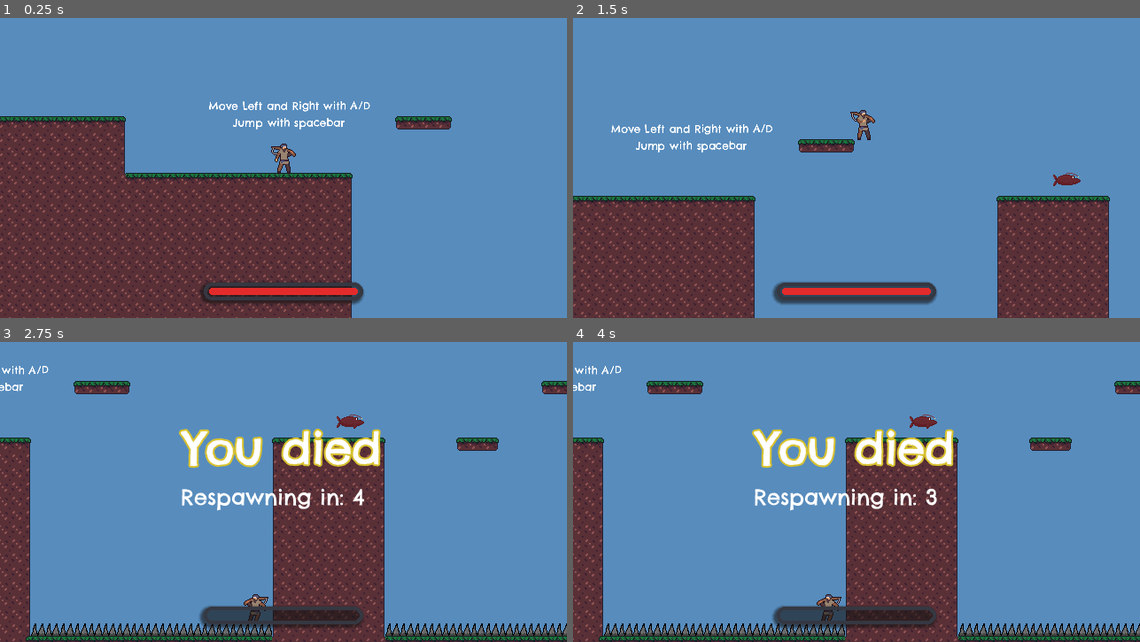
Above: before the commit, frames 1-4 (two rows, left to right).
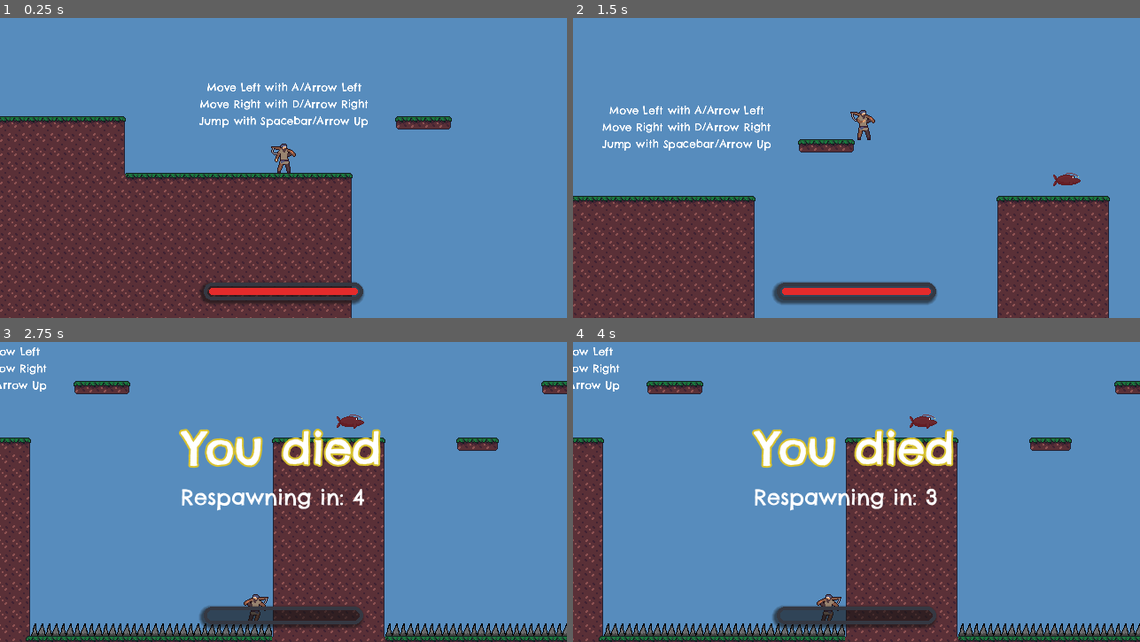
Above: after the commit, the same moments.

Repository: Typisak/Gymnasiearbete
Game: Godot game, scene res://Node2D.tscn
The game is run twice, just before and just after one commit, with the same random seed, the same clock (stepped at 60 frames per second) and the same inputs.
Inputs (mouse positions are in pixels of both pictures, inside the frame that each line leads up to):
- Up to frame 1 (0.25 s): no input
- Up to frame 2 (1.5 s): move the mouse to (981, 144) at 0.52 s; hold S (crouch) 0.53-1.28 s; hold D (move_right) from 0.53 s (still down); tap Space (jump) at 0.77 s; move the mouse to (743, 174) at 1.27 s; tap S (crouch) at 1.35 s
- Up to frame 3 (2.75 s): tap Space (jump) at 1.52 s; move the mouse to (340, 414) at 2.02 s; release D (move_right) at 2.03 s; hold A (move_left) from 2.03 s (still down); hold S (crouch) from 2.03 s (still down)
- Up to frame 4 (4 s): move the mouse to (828, 546) at 2.77 s; release A (move_left) at 2.78 s; release S (crouch) at 2.78 s; hold D (move_right) from 2.78 s (still down); tap S (crouch) at 2.85 s; tap Space (jump) at 3.02, 3.77 s; tap Enter at 3.5 s; move the mouse to (1026, 531) at 3.52 s; hold S (crouch) from 3.53 s (still down)

The runs differ from the first frame. In frame 1, 1.3% of the frame differs, in the area x 35-66%, y 21-38%; in frame 2, 1.3%; in frame 3, 0.3%; in frame 4, 0.3%.

Commit message:
Added inputs, Extended a platform, updated keymap

Diff:
--- a/GodotGymnasiearbete/Keymap.tres
+++ b/GodotGymnasiearbete/Keymap.tres
@@ -8,5 +8,5 @@
 
 [resource]
 default_font = SubResource( 1 )
-GridContainer/constants/hseparation = 170
+GridContainer/constants/hseparation = 107
 GridContainer/constants/vseparation = 4
--- a/GodotGymnasiearbete/Node2D.tscn
+++ b/GodotGymnasiearbete/Node2D.tscn
@@ -484,7 +484,7 @@
 cell_size = Vector2( 16, 16 )
 cell_custom_transform = Transform2D( 16, 0, 0, 16, 0, 0 )
 format = 1
-tile_data = PoolIntArray( -2031491, 0, 327680, -1965964, 0,  …(7457 unchanged characters)… 0, 393216, 65515, 0, 393220, 65516, 0, 327681, 65523, 0, 393216, 65524, 0, 39322 …(142441 unchanged characters)…
+tile_data = PoolIntArray( -2031491, 0, 327680, -1965964, 0,  …(7457 unchanged characters)… 0, 393216, 65515, 0, 393220, 65516, 0, 393220, 65517, 0, 327681, 65523, 0, 393216, 65524, 0, 39322 …(142441 unchanged characters)…
 __meta__ = {
 "_edit_lock_": true
 }
@@ -510,13 +510,14 @@
 z_index = -1
 
 [node name="Label" type="Label" parent="Information"]
-margin_left = -1251.0
-margin_top = -90.0
-margin_right = -1006.0
-margin_bottom = -43.0
+margin_left = -1257.0
+margin_top = -106.0
+margin_right = -1012.0
+margin_bottom = -49.0
 theme = SubResource( 46 )
-text = "Move Left and Right with A/D
-Jump with spacebar"
+text = "Move Left with A/Arrow Left
+Move Right with D/Arrow Right
+Jump with Spacebar/Arrow Up"
 align = 1
 valign = 1
 
@@ -740,9 +741,9 @@
 
 [node name="Background1" type="TextureRect" parent="BackgroundTextures"]
 margin_left = -1711.0
-margin_top = -600.0
+margin_top = -601.0
 margin_right = 2889.0
-margin_bottom = 600.0
+margin_bottom = 599.0
 texture = ExtResource( 7 )
 expand = true
 
--- a/GodotGymnasiearbete/Options.tscn
+++ b/GodotGymnasiearbete/Options.tscn
@@ -41,10 +41,10 @@
 text = "Walk Right"
 
 [node name="Label2" type="Label" parent="GridContainer"]
-margin_left = 262.0
+margin_left = 199.0
 margin_right = 299.0
 margin_bottom = 17.0
-text = "D"
+text = "D/Arrow Left"
 align = 1
 
 [node name="Label3" type="Label" parent="GridContainer"]
@@ -54,11 +54,11 @@
 text = "Walk Left"
 
 [node name="Label4" type="Label" parent="GridContainer"]
-margin_left = 262.0
+margin_left = 199.0
 margin_top = 21.0
 margin_right = 299.0
 margin_bottom = 38.0
-text = "A"
+text = "A/Arrow Right"
 align = 1
 
 [node name="Label5" type="Label" parent="GridContainer"]
@@ -68,11 +68,11 @@
 text = "Jump"
 
 [node name="Label6" type="Label" parent="GridContainer"]
-margin_left = 262.0
+margin_left = 199.0
 margin_top = 42.0
 margin_right = 299.0
 margin_bottom = 59.0
-text = "Space"
+text = "Space/Arrow up"
 align = 1
 
 [node name="Label7" type="Label" parent="GridContainer"]
@@ -82,7 +82,7 @@
 text = "Pause"
 
 [node name="Label8" type="Label" parent="GridContainer"]
-margin_left = 262.0
+margin_left = 199.0
 margin_top = 63.0
 margin_right = 299.0
 margin_bottom = 80.0
@@ -96,7 +96,7 @@
 text = "Reset (ingame)"
 
 [node name="Label10" type="Label" parent="GridContainer"]
-margin_left = 262.0
+margin_left = 199.0
 margin_top = 84.0
 margin_right = 299.0
 margin_bottom = 101.0
--- a/GodotGymnasiearbete/project.godot
+++ b/GodotGymnasiearbete/project.godot
@@ -61,16 +61,19 @@
 move_right={
 "deadzone": 0.5,
 "events": [ Object(InputEventKey,"resource_local_to_scene":false,"resource_name":"","device":0,"alt":false,"shift":false,"control":false,"meta":false,"command":false,"pressed":false,"scancode":68,"physical_scancode":0,"unicode":0,"echo":false,"script":null)
+, Object(InputEventKey,"resource_local_to_scene":false,"resource_name":"","device":0,"alt":false,"shift":false,"control":false,"meta":false,"command":false,"pressed":false,"scancode":16777233,"physical_scancode":0,"unicode":0,"echo":false,"script":null)
  ]
 }
 move_left={
 "deadzone": 0.5,
 "events": [ Object(InputEventKey,"resource_local_to_scene":false,"resource_name":"","device":0,"alt":false,"shift":false,"control":false,"meta":false,"command":false,"pressed":false,"scancode":65,"physical_scancode":0,"unicode":0,"echo":false,"script":null)
+, Object(InputEventKey,"resource_local_to_scene":false,"resource_name":"","device":0,"alt":false,"shift":false,"control":false,"meta":false,"command":false,"pressed":false,"scancode":16777231,"physical_scancode":0,"unicode":0,"echo":false,"script":null)
  ]
 }
 jump={
 "deadzone": 0.5,
 "events": [ Object(InputEventKey,"resource_local_to_scene":false,"resource_name":"","device":0,"alt":false,"shift":false,"control":false,"meta":false,"command":false,"pressed":false,"scancode":32,"physical_scancode":0,"unicode":0,"echo":false,"script":null)
+, Object(InputEventKey,"resource_local_to_scene":false,"resource_name":"","device":0,"alt":false,"shift":false,"control":false,"meta":false,"command":false,"pressed":false,"scancode":16777232,"physical_scancode":0,"unicode":0,"echo":false,"script":null)
  ]
 }
 crouch={
